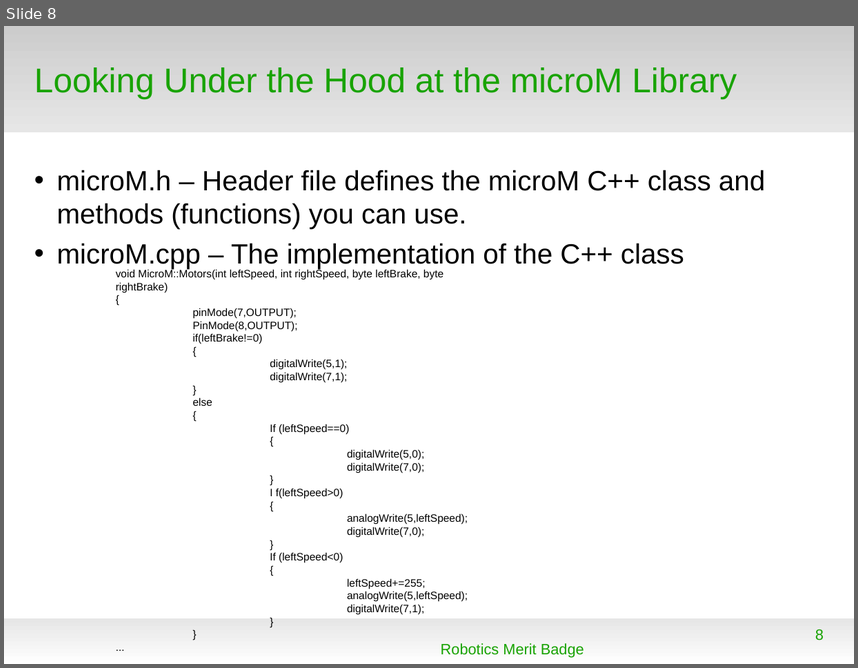
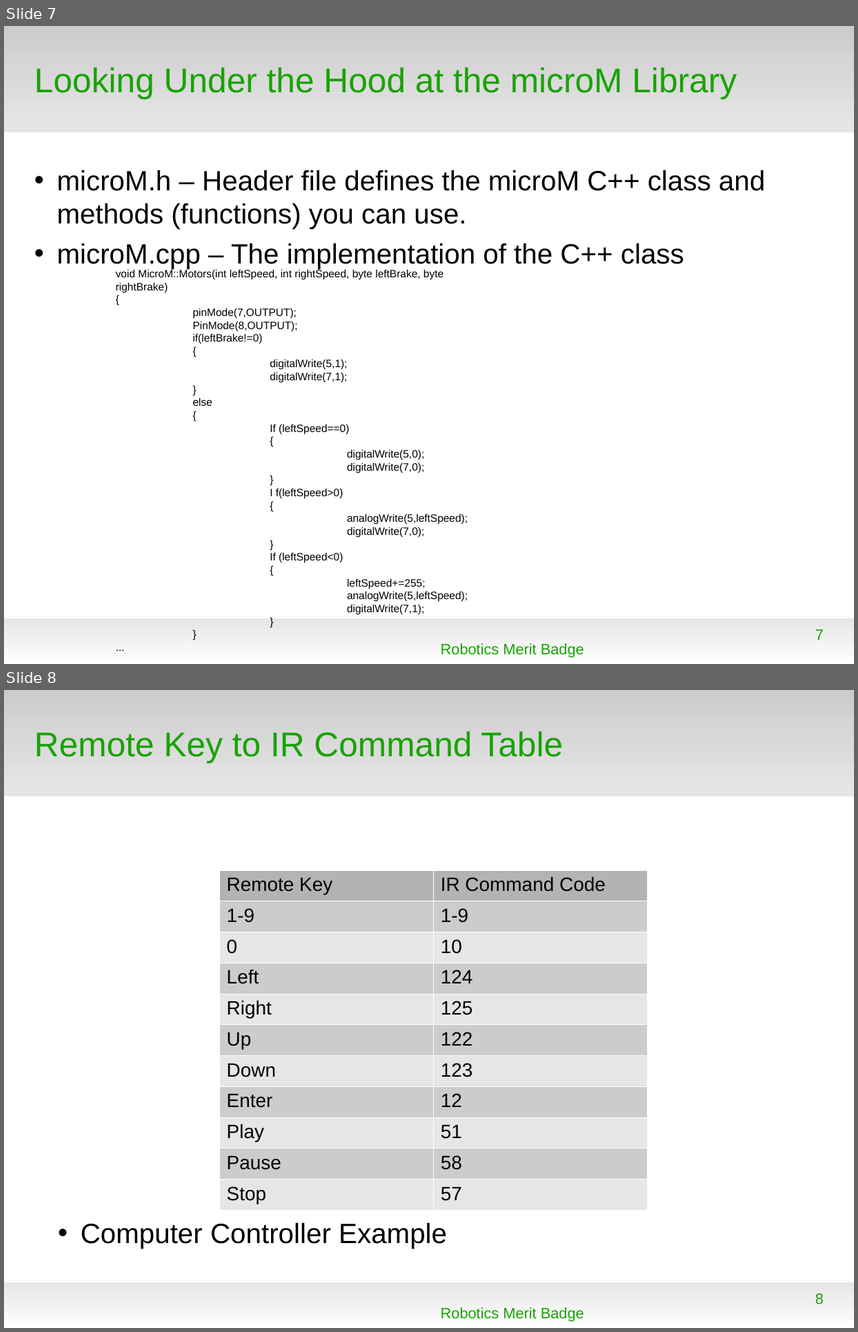
Before and after one commit to spiderman-2099/RoboticsMB, a slide deck: doc/RMB_Session2.odp. Shown one above the other, each under a label of ours: slide 8 before the commit, slides 7 and 8 after it. The pictures are 858x668 and 858x1332 pixels, drawn with LibreOffice and Linux fonts; fonts in the diff are those of the drawing; background and template pictures are left out. Boxes give left, top, right and bottom in pixels: in the first picture for what was removed or moved away, otherwise in the second. Text is boxed around its words. In the diff, an @@ line names an element or a change of style, - is before the commit and + after.

Commit message:
Add ComputerController Example - Controllering the computer with IR remote

```diff
--- a/doc/RMB_Session2.odp
+++ b/doc/RMB_Session2.odp
@@ slide 8 added at (x1=4, y1=690, x2=854, y2=1328), background #FFFFFF; not listed: 2 template elements that a slide beside it also shows @@
@@ title added at (x1=34, y1=731, x2=563, y2=763), 32 pt, text #18A303 @@
+Remote Key to IR Command Table
@@ table added at (x1=219, y1=869, x2=648, y2=1206), 11 rows, 2 columns @@
+Remote Key | IR Command Code
+1-9 | 1-9
+0 | 10
+Left | 124
+Right | 125
+Up | 122
+Down | 123
+Enter | 12
+Play | 51
+Pause | 58
+Stop | 57
@@ text added at (x1=81, y1=1222, x2=447, y2=1248), 26 pt, text #000000 @@
+• Computer Controller Example
@@ text added at (x1=441, y1=1307, x2=584, y2=1321), 14 pt, text #18A303 @@
+Robotics Merit Badge
@@ page number added at (x1=815, y1=1293, x2=824, y2=1304), 14 pt, text #18A303 @@
+8
@@ what was slide 8 is now slide 7 @@
@@ page number at (x1=815, y1=629, x2=824, y2=639): text changed @@
-8
+7
```
Also in this commit, not shown: 1 slide changed, 12 slides removed, 2 other files.
